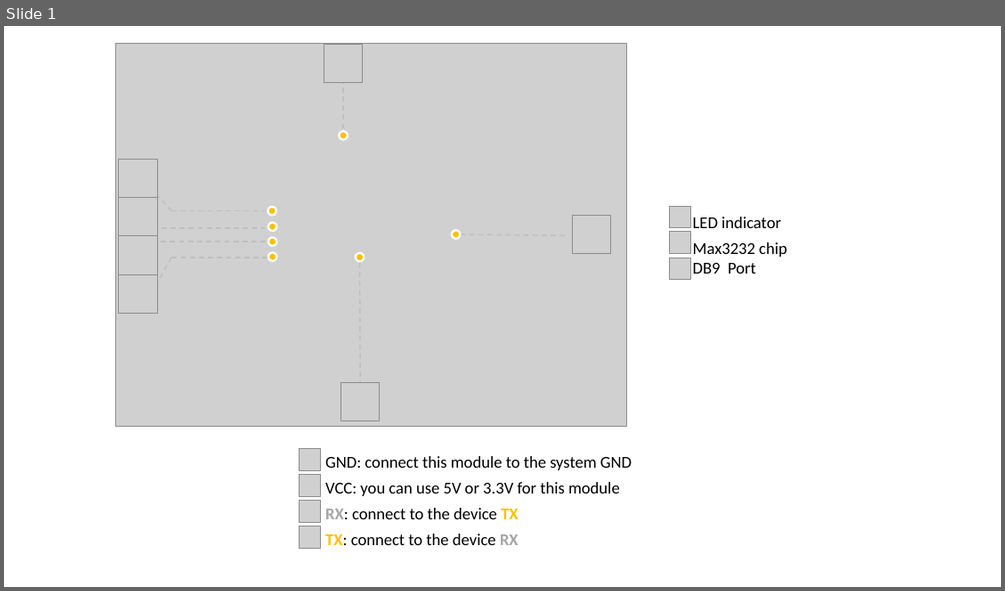
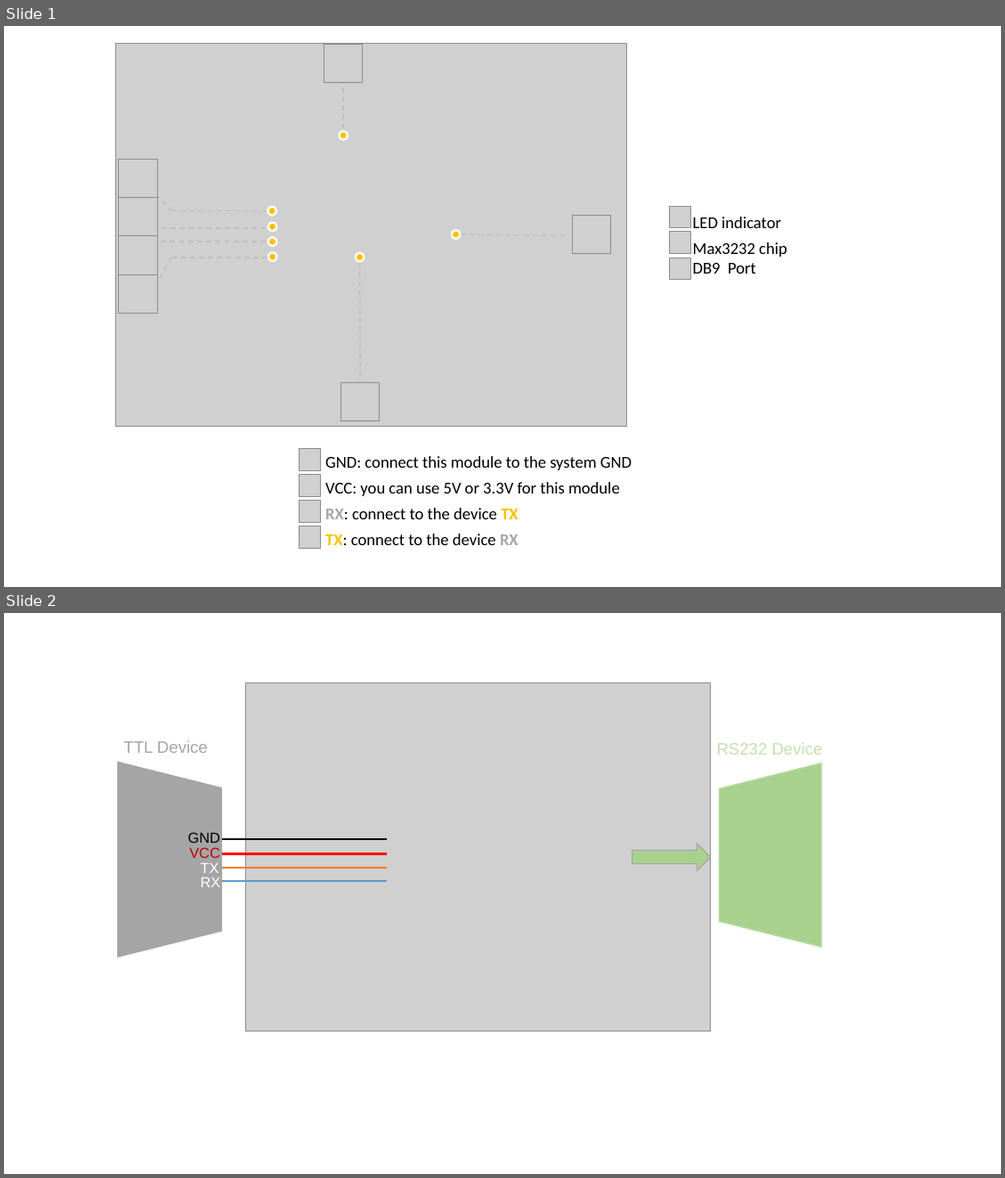
Before and after one commit to SeeedDocument/Grove-RS232, a slide deck: img/pin_out/pinmap_1.pptx. Shown one above the other, each under a label of ours: slide 1 before the commit, slides 1 and 2 after it. The pictures are 1005x591 and 1005x1178 pixels, drawn with LibreOffice and Linux fonts; fonts in the diff are those of the drawing; grey boxes stand for pictures. Boxes give left, top, right and bottom in pixels: in the first picture for what was removed or moved away, otherwise in the second. Text is boxed around its words. In the diff, an @@ line names an element or a change of style, - is before the commit and + after.

```diff
--- a/img/pin_out/pinmap_1.pptx
+++ b/img/pin_out/pinmap_1.pptx
@@ slide 2 added at bbox=[4, 613, 1001, 1174], background #FFFFFF @@
@@ picture added at bbox=[245, 682, 711, 1031] @@
@@ text added at bbox=[123, 740, 208, 753], 16 pt, text #A6A6A6 @@
+TTL Device
@@ text added at bbox=[717, 743, 823, 755], 16 pt, text #C5E0B4 @@
+RS232 Device
@@ trapezoid added at bbox=[116, 761, 223, 958], fill #A5A5A5, outline #FFFFFF 1.5 pt @@
@@ trapezoid added at bbox=[720, 763, 822, 947], fill #A9D18E, outline #C5E0B4 1 pt @@
@@ text added at bbox=[188, 832, 220, 843], 14 pt, text #000000 @@
+GND
@@ text added at bbox=[189, 847, 220, 858], 14 pt, text #C00000 @@
+VCC
@@ line added from (386, 839) to (222, 839), #000000 2 pt @@
@@ right arrow added at bbox=[632, 844, 710, 870], fill #A9D18E, outline #A6A6A6 1 pt @@
@@ text added at bbox=[201, 863, 219, 873], 14 pt, text #FFFFFF @@
+TX
@@ text added at bbox=[201, 877, 221, 887], 14 pt, text #FFFFFF @@
+RX
@@ line added from (386, 854) to (222, 854), #FF0000 2 pt @@
@@ line added from (386, 868) to (222, 868), #ED7D31 2 pt @@
@@ line added from (386, 881) to (222, 881), #5B9BD5 2 pt @@
```
Also in this commit, not shown: 1 other file.
